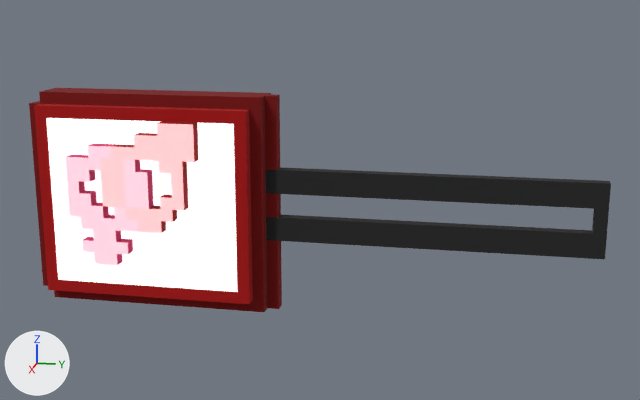
What one commit did to the glTF model public/buildings/smallSign/adultStoreSign.glb.
Camera for both pictures: a 50 mm camera at (9.67, -0.87, 11.88) aimed at (2.72, -2.26, 10.15). The lights are fixed; the arrows at lower left show +X, +Y and +Z. Where no turn or scale is listed for an object, it has been applied to the vertices. Vertices at the same position are counted once.

Names of what the first picture shows: 'ObjObject'.
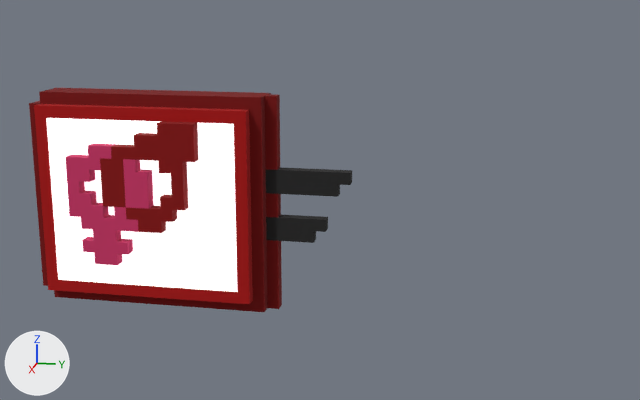
The newer file is also turned or shifted as a whole; pictures and numbers use the older file's frame.

Where the change shows, as pixel boxes [x1, y1, x2, y2] in the pictures (640 x 400 px; the box of a moved part takes in the faces that stretch with it):
'ObjObject', reshaped (44% narrower): before [29, 88, 611, 312]; after [29, 88, 352, 312]
part 1 of me_objobject, moved or reshaped: before [265, 167, 611, 259]; after [265, 167, 352, 243]
part 2 of me_objobject, recoloured (pink to red): [100, 123, 194, 233] in both
part 3 of me_objobject, recoloured: [66, 146, 149, 265] in both

Diff of the bpy script that builds the scene:
```diff
--- a/public/buildings/smallSign/adultStoreSign.glb.py
+++ b/public/buildings/smallSign/adultStoreSign.glb.py
@@ me_objobject @@
 # used by ob_objobject; location = (0.0, 0.0, 0.0)
-me_objobject.from_pydata(...)  # 292 vertices, 588 faces; spans x 2.4..3.1, y -4.7..0.0, z 9.2..11.0
+me_objobject.from_pydata(...)  # 300 vertices, 600 faces; spans x 2.4..3.1, y -4.7..-2.0, z 9.2..11.0
+# me_objobject part 1
+# 8 vertices are removed from x 2.7..2.8, y -0.1..0.0, z 9.8..10.4
+# 32 faces are deleted
+# 16 vertices are added at x 2.7..2.8, y -2.3..-2.0, z 9.8..10.4
+# 44 new faces join them, mat_palette (picture img_adult_store_sign)
+# me_objobject part 2: 60 faces spanning x 2.4..3.1, y -4.3..-3.2, z 9.9..10.8 switch from mat_merah (white #ffffff) to mat_palette (picture img_adult_store_sign)
+# me_objobject part 3: 76 faces spanning x 2.4..3.1, y -4.3..-3.2, z 9.6..10.6 switch from mat_pink (white #ffffff) to mat_palette (picture img_adult_store_sign)
 me_objobject.materials.append(mat_putih)
```
